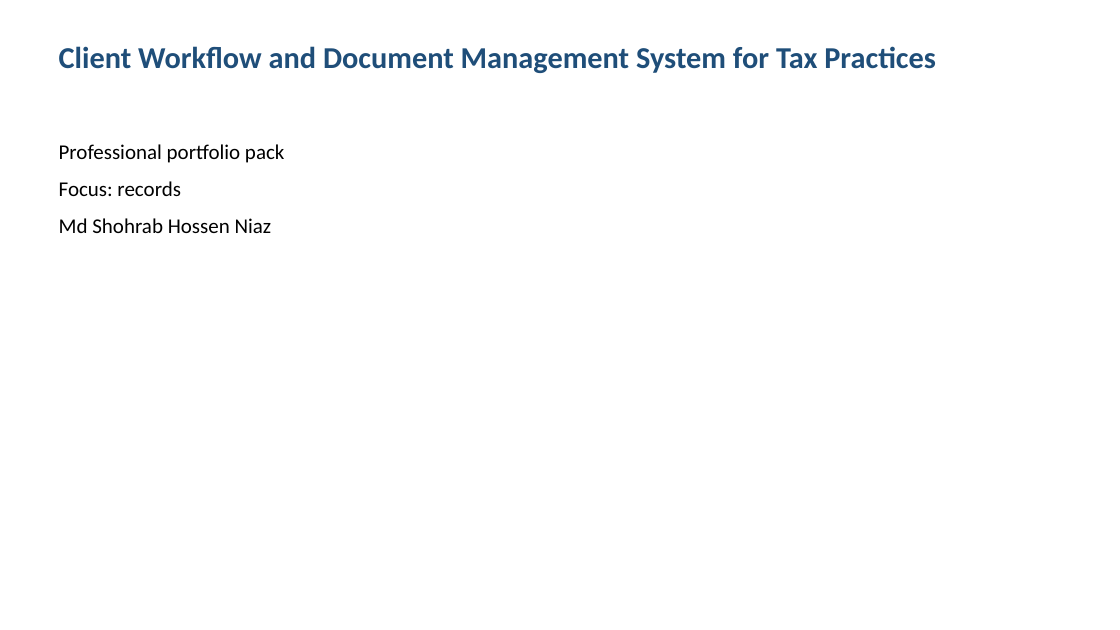
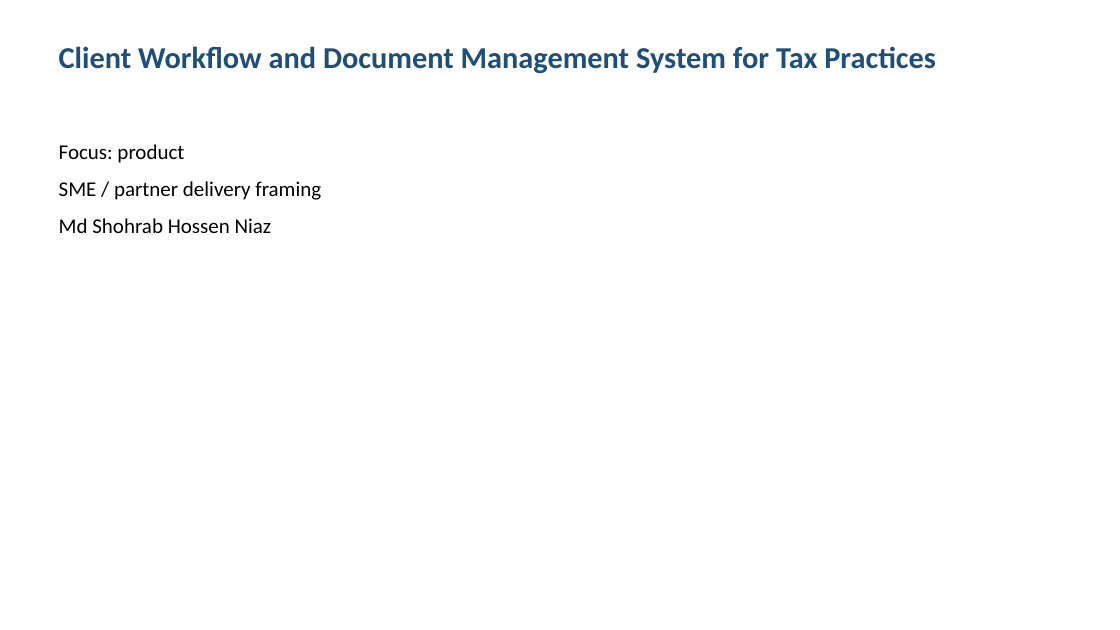
Before and after one commit to shohrabniaz/tax-practice-workflow-dms, a slide deck: slide 1 of Final_Submission/02_Presentation.pptx. Drawn at 1120x630 pixels with LibreOffice and Linux fonts; fonts in the diff are those of the drawing. Boxes give left, top, right and bottom in pixels: in the first picture for what was removed or moved away, otherwise in the second. Text is boxed around its words. In the diff, an @@ line names an element or a change of style, - is before the commit and + after.

Commit message:
Polish portfolio pack for professional showcase readiness.

```diff
--- a/Final_Submission/02_Presentation.pptx
+++ b/Final_Submission/02_Presentation.pptx
@@ text at (59,144,321,200): text changed @@
-Professional portfolio pack
-Focus: records
+Focus: product
+SME / partner delivery framing
```
Also in this commit, not shown: 3 other slides changed, 12 other files.
